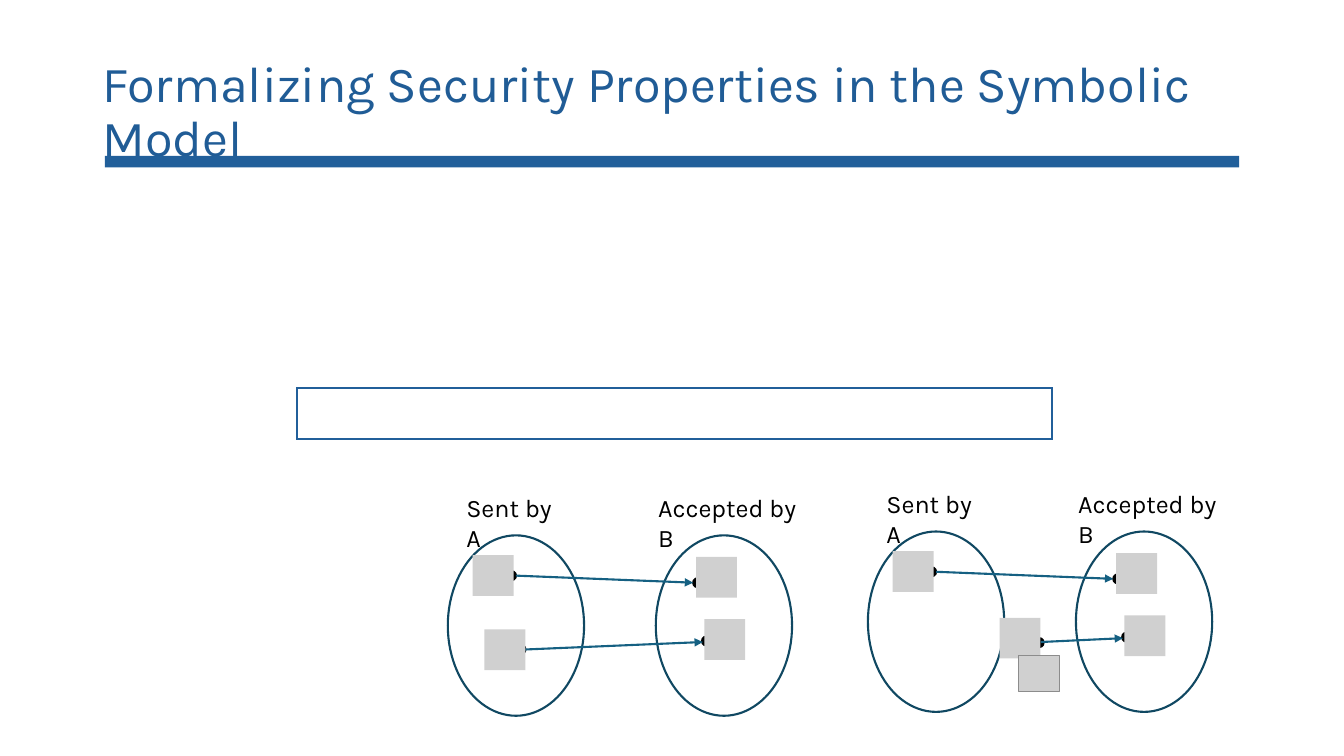
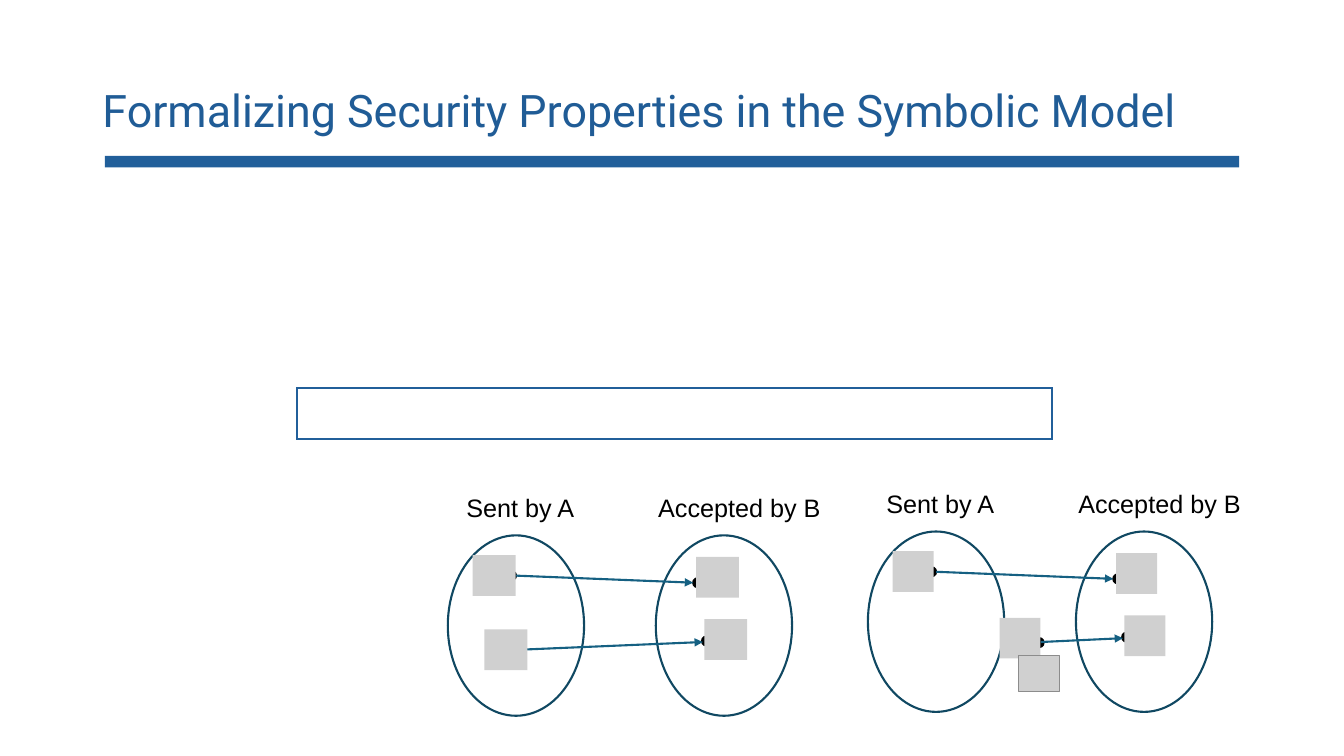
Before and after one commit to lorchrob/comp_slides, a slide deck: slide 63 of comp.pptx. Drawn at 1344x756 pixels with LibreOffice and Linux fonts; fonts in the diff are those of the drawing; grey boxes stand for pictures. Boxes give left, top, right and bottom in pixels: in the first picture for what was removed or moved away, otherwise in the second. Text is boxed around its words. In the diff, an @@ line names an element or a change of style, - is before the commit and + after.

```diff
--- a/comp.pptx
+++ b/comp.pptx
@@ title "Formalizing Security Properties in the ..." at box(102, 93, 1176, 137): size 36 to 32 pt, font Karla to Roboto @@
@@ font Karla to Arial in 4 elements at box(886, 494, 994, 519), box(466, 498, 574, 522), box(658, 498, 821, 522), box(1078, 494, 1241, 519) @@
@@ ellipse removed at box(516, 645, 525, 654) @@
```
Also in this commit, not shown: 94 other slides changed.
